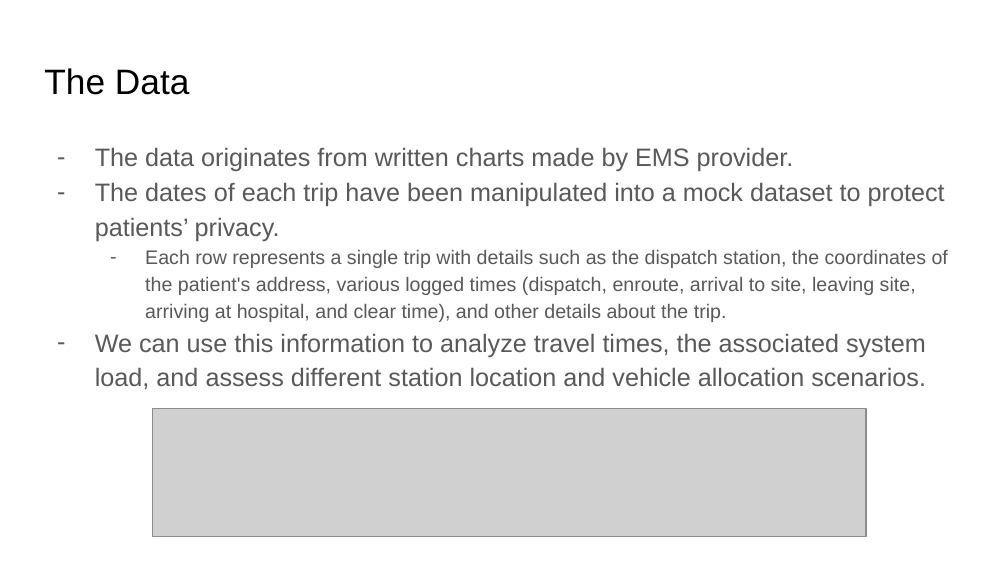
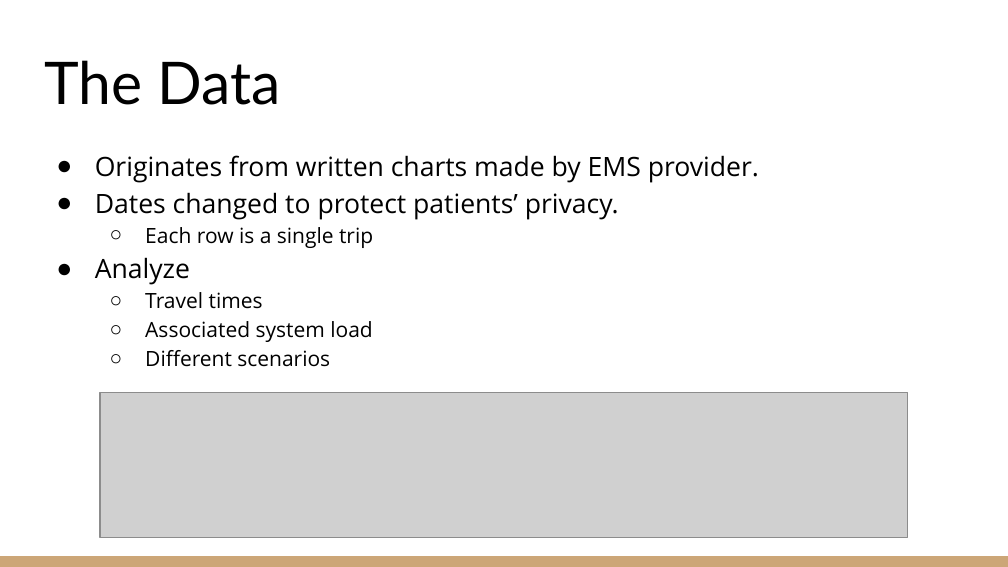
Before and after one commit to KenYe23/STA470S, a slide deck: slide 3 of EMS Stations Project/EMS_Station_Location.pptx. Drawn at 1008x567 pixels with LibreOffice and Linux fonts; fonts in the diff are those of the drawing; grey boxes stand for pictures. Boxes give left, top, right and bottom in pixels: in the first picture for what was removed or moved away, otherwise in the second. Text is boxed around its words. In the diff, an @@ line names an element or a change of style, - is before the commit and + after.

```diff
--- a/EMS Stations Project/EMS_Station_Location.pptx
+++ b/EMS Stations Project/EMS_Station_Location.pptx
@@ title "The Data": place and size @@
-title "The Data" at box(44, 68, 189, 95)
+title "The Data" at box(44, 60, 281, 105)
@@ title "The Data" at box(44, 60, 281, 105): size 25.2 to 42 pt, font Arial to Lato; vertical alignment top to bottom @@
@@ text at box(95, 155, 759, 367): text changed; size 18 to 19 pt; font Arial to Open Sans; text colour #595959 to #000000 @@
-– The data originates from written charts made by EMS provider.
-– The dates of each trip have been manipulated into a mock dataset to protect patients’ privacy.
-  – Each row represents a single trip with details such as the dispatch station, the coordinates of the patient's address, various logged times (dispatch, enroute, arrival to site, leaving site, arriving at hospital, and clear time), and other details about the trip.
-– We can use this information to analyze travel times, the associated system load, and assess different station location and vehicle allocation scenarios.
+● Originates from written charts made by EMS provider.
+● Dates changed to protect patients’ privacy.
+  ○ Each row is a single trip
+● Analyze
+  ○ Travel times
+  ○ Associated system load
+  ○ Different scenarios
@@ picture: place and size @@
-picture at box(152, 408, 866, 536)
+picture at box(100, 392, 908, 537)
@@ rectangle added at box(0, 556, 1008, 567), fill #CCA677 @@
```
Also in this commit, not shown: 16 other slides changed, 2 slides added, 4 slides removed, 1 other file.
